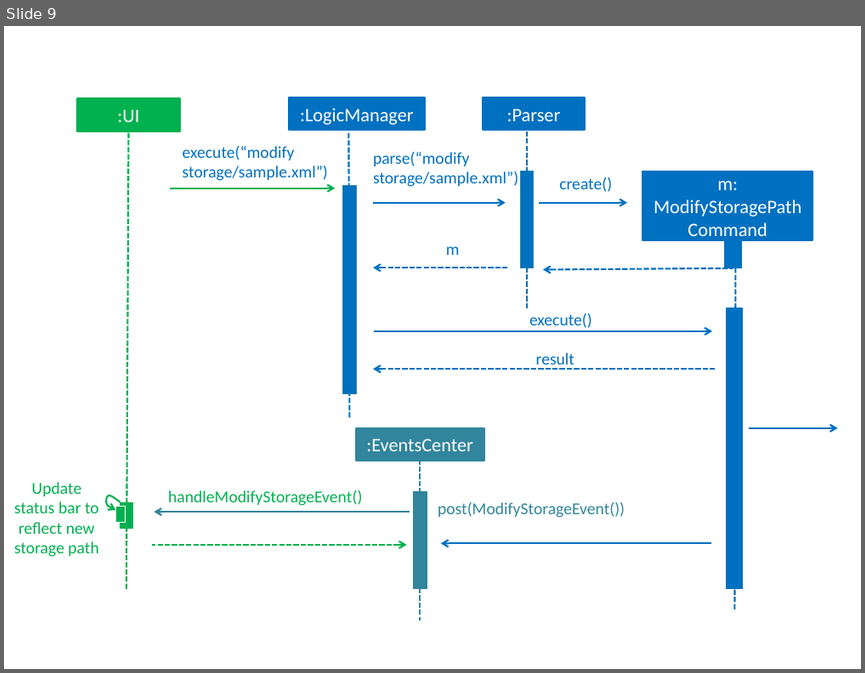
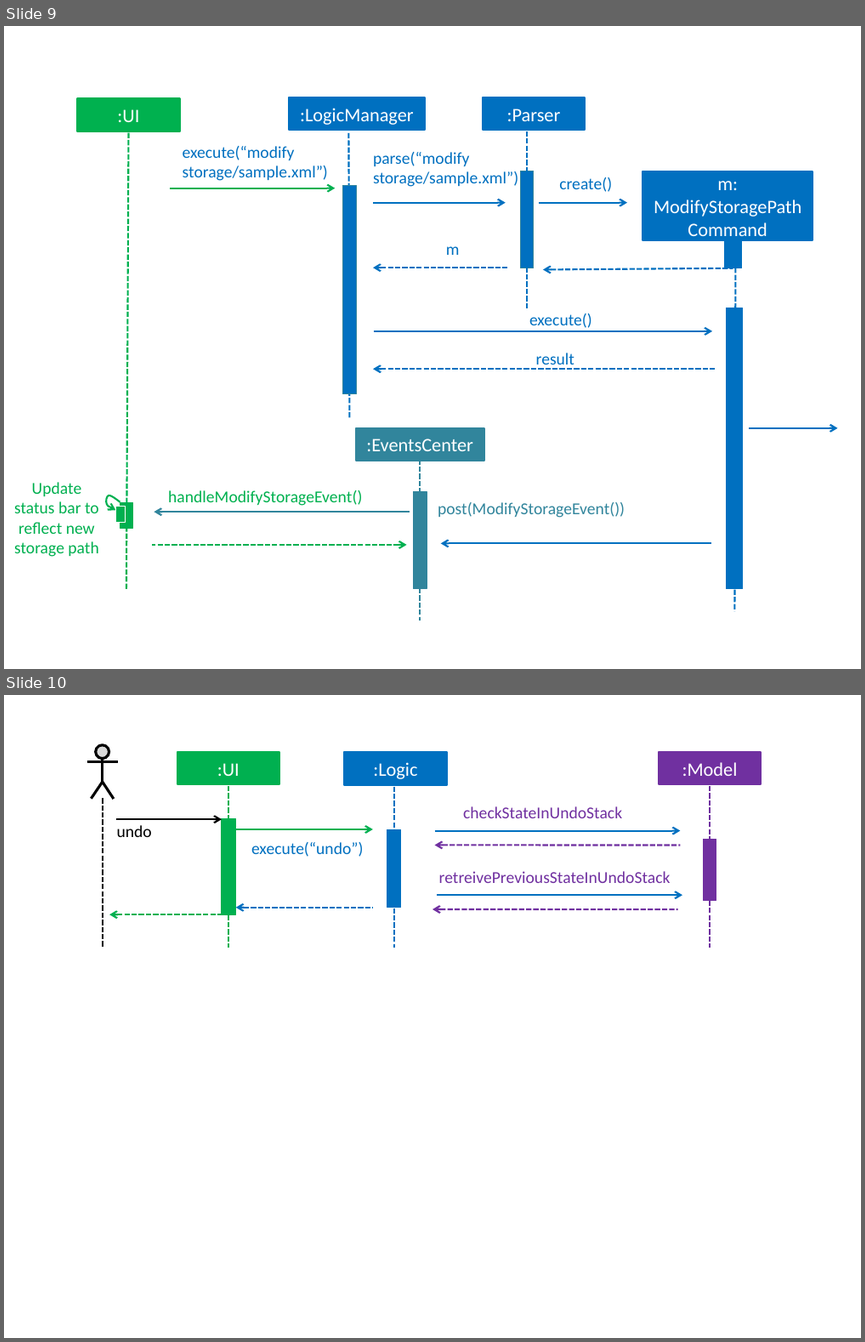
Before and after one commit to CS2103AUG2016-W14-C2/main, a slide deck: docs/diagrams/Diagrams(CS2103T - V0.3).pptx. Shown one above the other, each under a label of ours: slide 9 before the commit, slides 9 and 10 after it. The pictures are 865x673 and 865x1342 pixels, drawn with LibreOffice and Linux fonts; fonts in the diff are those of the drawing. Boxes give left, top, right and bottom in pixels: in the first picture for what was removed or moved away, otherwise in the second. Text is boxed around its words. In the diff, an @@ line names an element or a change of style, - is before the commit and + after.

Commit message:
Added sequence diagram for undo command

```diff
--- a/docs/diagrams/Diagrams(CS2103T - V0.3).pptx
+++ b/docs/diagrams/Diagrams(CS2103T - V0.3).pptx
@@ slide 10 added at (x1=4, y1=695, x2=861, y2=1338), background #FFFFFF @@
@@ group added at (x1=87, y1=744, x2=118, y2=799): 2 lines, 1 ellipse, 1 freeform shape @@
@@ rectangle added at (x1=177, y1=752, x2=280, y2=784), fill #00B050, outline #00B050 1.5 pt, 16 pt, text #FFFFFF @@
+:UI
@@ rectangle added at (x1=344, y1=753, x2=447, y2=785), fill #0070C0, outline #0070C0 1.5 pt, 16 pt, text #FFFFFF @@
+:Logic
@@ rectangle added at (x1=658, y1=752, x2=761, y2=784), fill #7030A0, outline #7030A0 1.5 pt, 16 pt, text #FFFFFF @@
+:Model
@@ line added from (228, 786) to (228, 947), #00B050 1.5 pt dashed @@
@@ line added from (394, 787) to (394, 947), #0070C0 1.5 pt dashed @@
@@ line added from (710, 786) to (710, 947), #7030A0 1.5 pt dashed @@
@@ line added from (103, 798) to (103, 947), #000000 1.5 pt dashed @@
@@ arrow added from (116, 819) to (222, 819), #000000 1.5 pt @@
@@ rectangle added at (x1=222, y1=819, x2=236, y2=915), fill #00B050, outline #00B050 0.75 pt @@
@@ text added at (x1=463, y1=806, x2=622, y2=818), 14 pt, text #7030A0 @@
+checkStateInUndoStack
@@ text added at (x1=117, y1=825, x2=152, y2=837), 14 pt, text #000000 @@
+undo
@@ arrow added from (236, 829) to (372, 829), #00B050 1.5 pt @@
@@ text added at (x1=251, y1=842, x2=364, y2=857), 14 pt, text #0070C0 @@
+execute(“undo”)
@@ rectangle added at (x1=387, y1=829, x2=401, y2=907), fill #0070C0, outline #0070C0 0.75 pt @@
@@ arrow added from (435, 830) to (680, 830), #0070C0 1.5 pt @@
@@ arrow added from (680, 845) to (435, 845), #7030A0 1.5 pt dashed @@
@@ rectangle added at (x1=704, y1=839, x2=717, y2=900), fill #7030A0, outline #7030A0 0.75 pt @@
@@ text added at (x1=439, y1=871, x2=670, y2=883), 14 pt, text #7030A0 @@
+retreivePreviousStateInUndoStack
@@ arrow added from (437, 895) to (682, 895), #0070C0 1.5 pt @@
@@ arrow added from (222, 914) to (109, 914), #00B050 1.5 pt dashed @@
@@ arrow added from (372, 907) to (236, 907), #0070C0 1.5 pt dashed @@
@@ arrow added from (677, 909) to (432, 909), #7030A0 1.5 pt dashed @@
```
Also in this commit, not shown: 3 other files.
